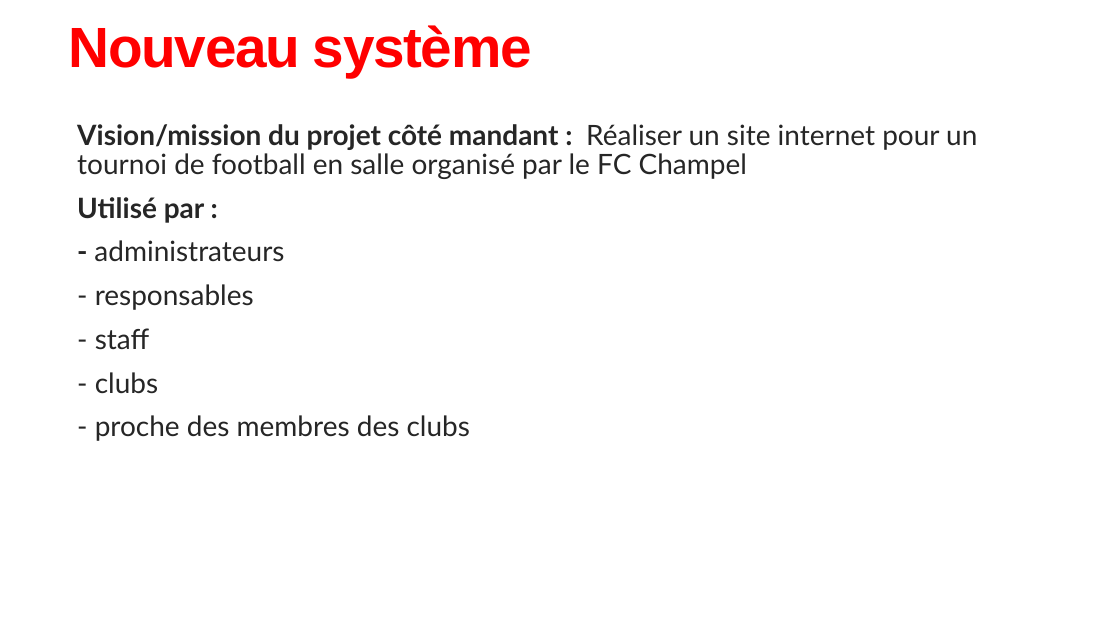
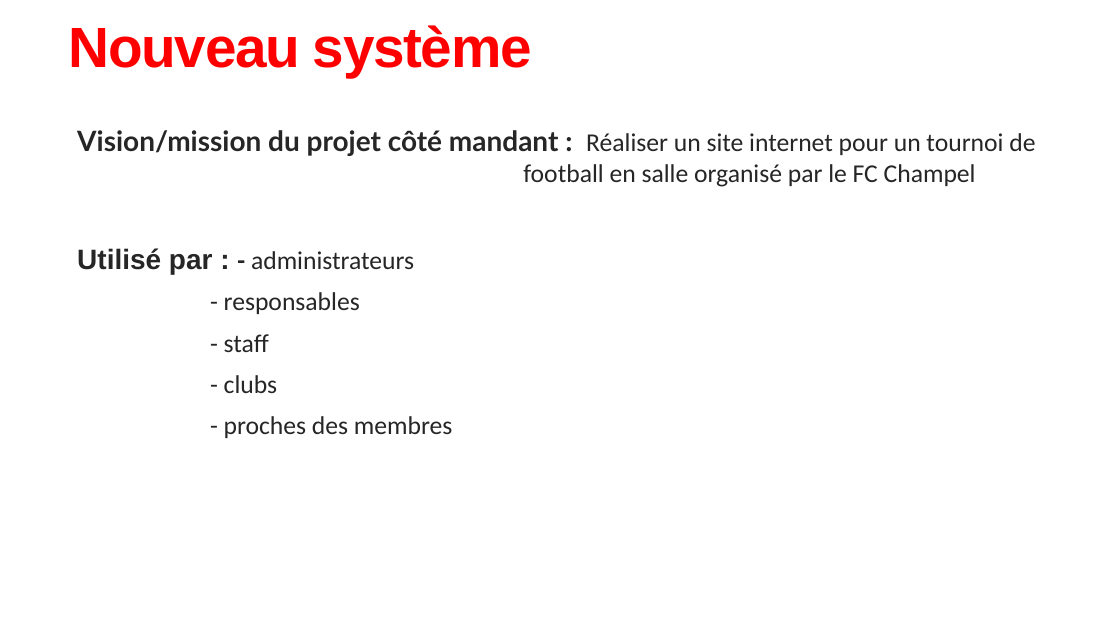
Before and after one commit to stevenfavre/Projet-sur-mandat---FC-Champel, a slide deck: slide 4 of Projet sur mandat - Analyase des besoins.pptx. Drawn at 1120x630 pixels with LibreOffice and Linux fonts; fonts in the diff are those of the drawing. Boxes give left, top, right and bottom in pixels: in the first picture for what was removed or moved away, otherwise in the second. Text is boxed around its words. In the diff, an @@ line names an element or a change of style, - is before the commit and + after.

```diff
--- a/Projet sur mandat - Analyase des besoins.pptx
+++ b/Projet sur mandat - Analyase des besoins.pptx
@@ text at <box>77,130,1035,393</box>: size 24 to 22 pt, font Lato to Calibri in "Réaliser un site internet pour un tournoi ...", "- responsables", "- staff", "- clubs"; line spacing 0.85 to 1 @@
@@ text at <box>77,248,414,274</box>: text changed; size 24 to 22 pt; font Lato to Calibri @@
-  Utilisé par :
-  - administrateurs
+  Utilisé par : - administrateurs
@@ text at <box>224,416,453,438</box>: text changed; size 24 to 22 pt; font Lato to Calibri @@
-  - proche des membres des clubs
+  - proches des membres
```
Also in this commit, not shown: 9 other slides changed.
